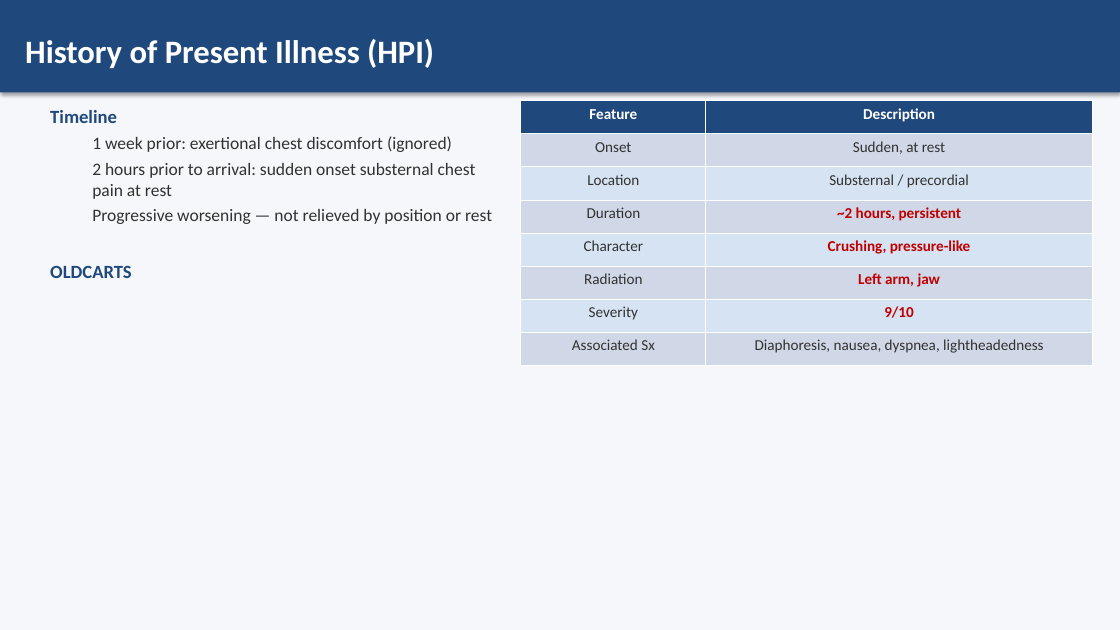
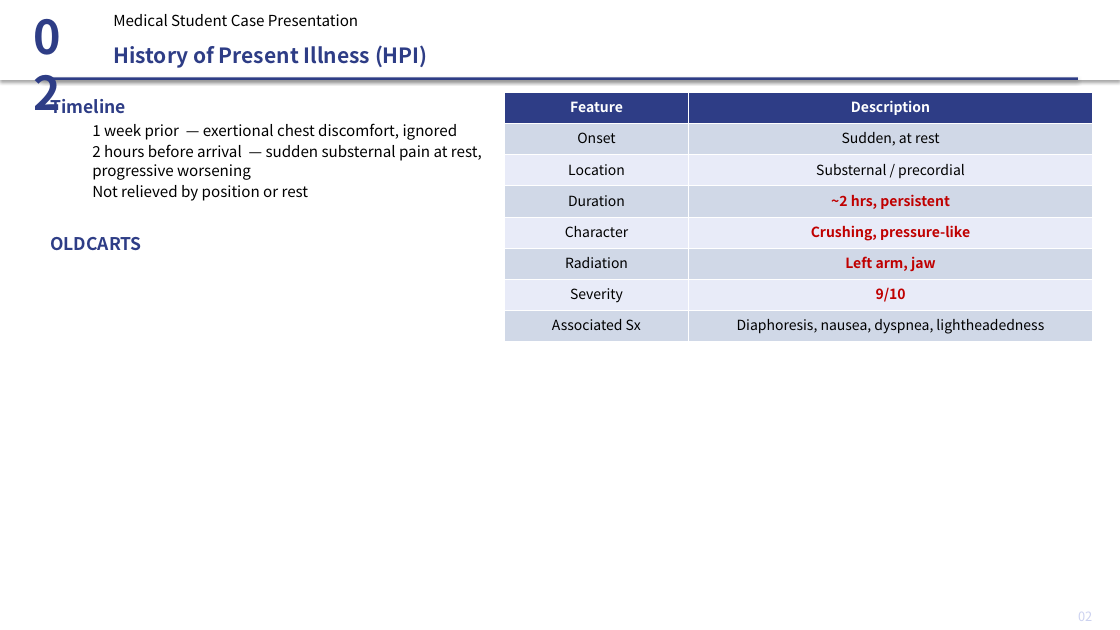
Before and after one commit to p16791918-lab/endo, a slide deck: slide 3 of case_MI.pptx. Drawn at 1120x630 pixels with LibreOffice and Linux fonts; fonts in the diff are those of the drawing. Boxes give left, top, right and bottom in pixels: in the first picture for what was removed or moved away, otherwise in the second. Text is boxed around its words. In the diff, an @@ line names an element or a change of style, - is before the commit and + after.

```diff
--- a/case_MI.pptx
+++ b/case_MI.pptx
@@ rectangle at (0,0,1120,630): fill #F5F7FA to #FFFFFF @@
@@ rectangle added at (0,0,1120,80), fill #FFFFFF @@
@@ text added at (25,4,92,76), 40 pt, text #2E3D86, bold @@
+02
@@ text added at (113,14,358,26), 13 pt, text #000000 @@
+Medical Student Case Presentation
@@ text "History of Present Illness (HPI)": place and size @@
-text "History of Present Illness (HPI)" at (0,0,1120,92)
+text "History of Present Illness (HPI)" at (113,45,428,68)
@@ text "History of Present Illness (HPI)" at (113,45,428,68): size 28 to 18 pt, font Calibri to Noto Sans CJK KR, text colour #FFFFFF to #2E3D86; vertical alignment middle to top; fill #1F497D to none; shadow off @@
@@ rectangle added at (42,77,1078,80), fill #2E3D86 @@
@@ text "Timeline": place and size @@
-text "Timeline" at (50,110,492,278)
+text "Timeline" at (50,96,482,251)
@@ text at (50,96,142,251): size 16 to 15 pt, font Calibri to Noto Sans CJK KR, text colour #1F497D to #2E3D86 in "Timeline", "OLDCARTS"; less space between paragraphs @@
@@ table at (504,92,1092,342) @@
-row 4, column 2: ~2 hours, persistent
+row 4, column 2: ~2 hrs, persistent
@@ fill #1F497D to #2E3D86 in row 1 @@
@@ fill #D6E3F3 to #E8EBF8 in 6 cells @@
@@ size 13 to 12 pt, font Calibri to Noto Sans CJK KR @@
@@ text colour #323232 to #000000 in "Onset", "Sudden, at rest", "Location", "Substernal / precordial" and 6 more places @@
@@ table: place and size @@
-table at (521,101,1092,365)
+table at (504,92,1092,342)
@@ text at (92,123,482,201): text changed; size 15 to 13 pt; font Calibri to Noto Sans CJK KR; text colour #323232 to #000000 @@
-  1 week prior: exertional chest discomfort (ignored)
-  2 hours prior to arrival: sudden onset substernal chest pain at rest
-  Progressive worsening — not relieved by position or rest
+  1 week prior — exertional chest discomfort, ignored
+  2 hours before arrival — sudden substernal pain at rest, progressive worsening
+  Not relieved by position or rest
@@ text added at (1078,612,1092,621), 11 pt, text #CCD2F0 @@
+02
```
Also in this commit, not shown: 11 other slides changed, 1 other file.
